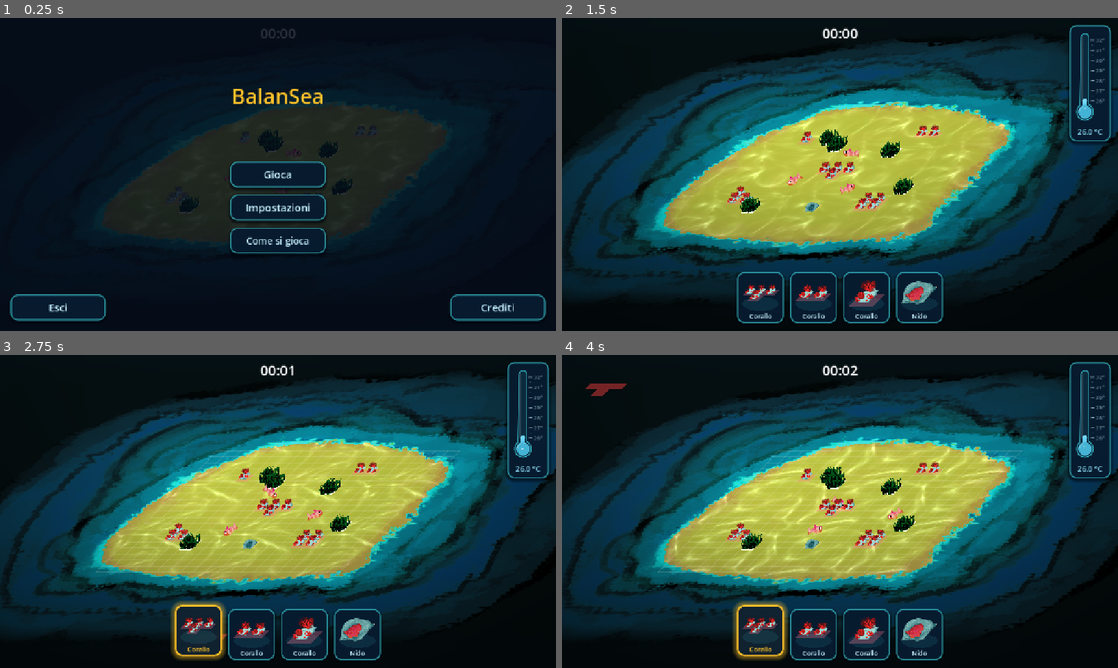
Above: before the commit, frames 1-4 (two rows, left to right).
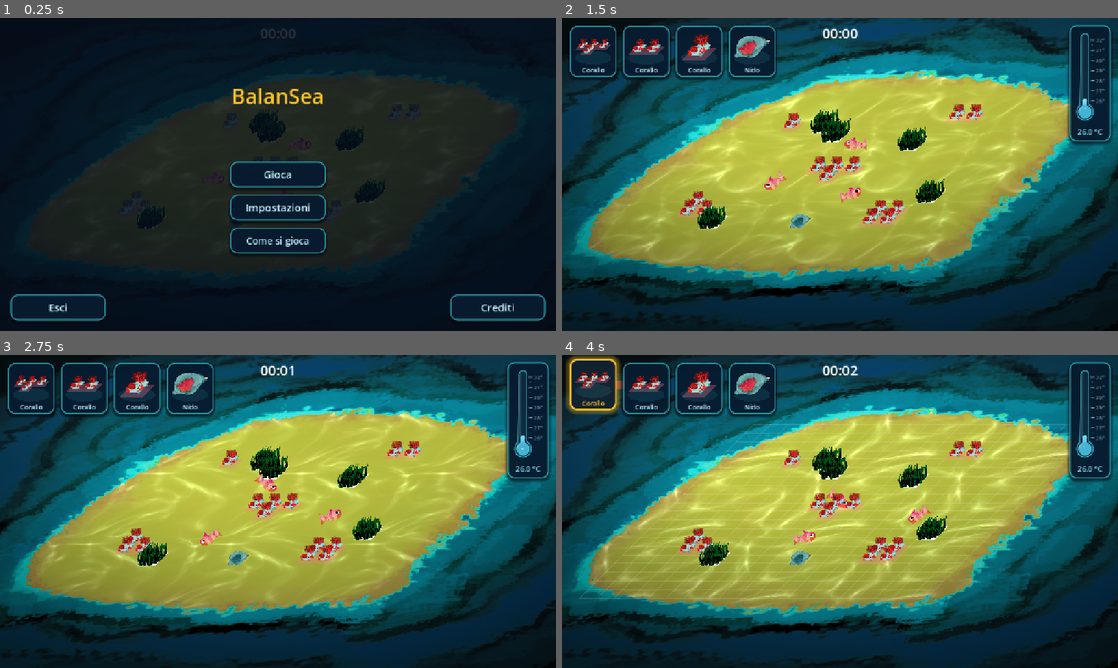
Above: after the commit, the same moments.

Repository: TakFog/rgj2026
Game: Godot game, scene res://main/main.tscn
Two runs of this game, one before a commit and one after it. Both use one fixed random seed, a clock stepped at 60 frames per second and the inputs below. Sound files missing from this copy of the repository are replaced by a short silence.
Inputs (mouse positions are in pixels of both pictures, inside the frame that each line leads up to):
- Up to frame 1 (0.25 s): no input
- Up to frame 2 (1.5 s): click "Gioca" at 0.5 s; click "Inizia" at 1.25 s
- Up to frame 3 (2.75 s): click (200, 633) at 2.02 s
- Up to frame 4 (4 s): click (762, 633) at 2.77 s; click (595, 389) at 3.52 s

The runs differ from the first frame. In frame 1, 11% of the frame differs, in the area x 9-94%, y 16-78%; in frame 2, 70%; in frame 3, 72%; in frame 4, 73%, in the area x 0-100%, y 0-100%.

Commit message:
Move inventory cards to the top left and fill the screen height

Diff:
--- a/data/view_settings.gd
+++ b/data/view_settings.gd
@@ -5,6 +5,7 @@
 @export var x_axis := Vector2(1, 0)
 @export var y_axis := Vector2(-0.5, 0.5)
 @export var pixels_per_unit := 1.25
-## Camera zoom (< 1 zooms out). Leaves seabed around the island so incoming
-## threats are visible before they reach it (GDD §7).
-@export var zoom := 0.7
+## Camera zoom (< 1 zooms out). Fills the screen height with the map's water so
+## no empty seabed shows above or below, while still leaving sea around the
+## island so incoming threats are visible before they reach it (GDD §7).
+@export var zoom := 1.0
--- a/data/view_settings.tres
+++ b/data/view_settings.tres
@@ -7,4 +7,4 @@
 x_axis = Vector2(1, 0)
 y_axis = Vector2(-0.5, 0.5)
 pixels_per_unit = 1.25
-zoom = 0.7
+zoom = 1.0
--- a/ui/a_inventory_bar.gd
+++ b/ui/a_inventory_bar.gd
@@ -1,11 +1,11 @@
 class_name InventoryBar
 extends HBoxContainer
-## Bottom-centre inventory: one InventoryCard per slot, showing the item's art
+## Top-left inventory: one InventoryCard per slot, showing the item's art
 ## and a radial refill indicator (GDD §9).
 ## Pausable: no placing while the game is paused.
 
 const SEPARATION := 14
-const BOTTOM_MARGIN := 18
+const MARGIN := 18
 
 var inventory: InventorySystem
 var placement: PlacementController
@@ -21,9 +21,9 @@
 		add_child(card)
 		_cards.append(card)
 	inventory.model.item_available.connect(_on_item_available)
-	grow_horizontal = Control.GROW_DIRECTION_BOTH
-	grow_vertical = Control.GROW_DIRECTION_BEGIN
-	set_anchors_and_offsets_preset(Control.PRESET_CENTER_BOTTOM, Control.PRESET_MODE_MINSIZE, BOTTOM_MARGIN)
+	grow_horizontal = Control.GROW_DIRECTION_END
+	grow_vertical = Control.GROW_DIRECTION_END
+	set_anchors_and_offsets_preset(Control.PRESET_TOP_LEFT, Control.PRESET_MODE_MINSIZE, MARGIN)
 
 
 func _process(_delta: float) -> void:
Not shown, changed: docs/GDD.md
